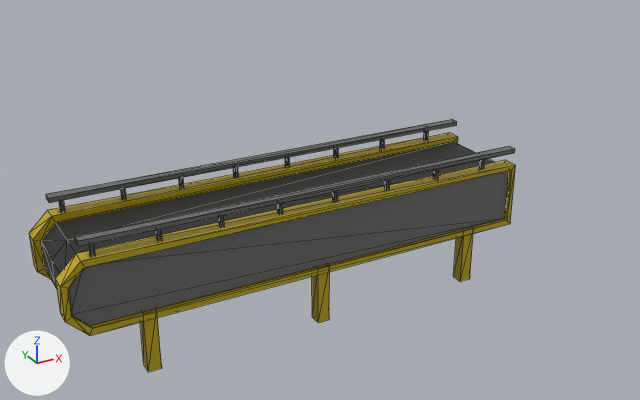
Two versions of the glTF model src/models/conveyor/conveyor.glb, one commit apart.
Before and after are seen from a 50 mm lens placed at (-3.2, -12.38, 7.93), pointed at (3.68, 0.12, 1.69). Every picture has the same lights, and +X, +Y and +Z are marked at lower left. Mesh edges are drawn as thin lines. Vertices at the same position are counted once.

Objects in the first picture: 'conveyor'.
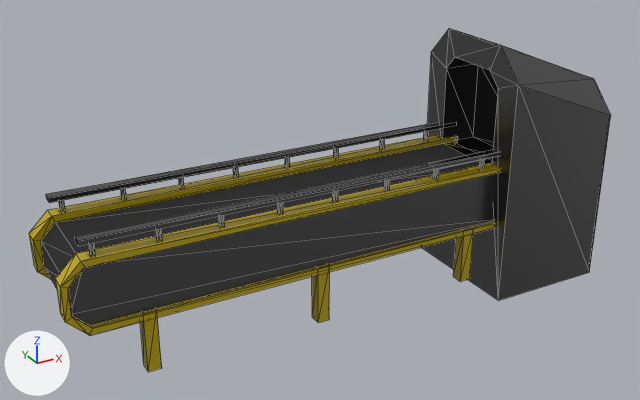
What the commit changed:
In material 'conveyor_frame' (mat_conveyor_frame), metallic goes from 0.0 to 1.0.
me_cube is used by ob_conveyor; location (0.0, 0.0, 0.0).
me_cube had 258 vertices, 328 faces and spanned x -1.12..7.09, y -1.0..1.0, z -0.04..2.41.
me_cube now has 292 vertices, 386 faces and spans x -1.12..9.26, y -1.26..1.26, z -0.49..4.26.
me_cube part 1: a new loose piece of 40 vertices spanning x 6.74..9.26, y -1.26..1.26, z -0.49..4.26, in mat_conveyor_frame (dark grey #6e6e6e).
Part 2, on me_cube:
6 vertices are removed from x -1.0..7.0, y 0.0, z 1.0..2.0.
24 faces are deleted.
12 new faces join them, mat_conveyor_belt (black #1b1b1b).

Changed parts and their boxes (x1, y1, x2, y2) in the pictures (640 x 400 px):
'conveyor', surface changed, reshaped (grey to black, 19% wider, 36% taller): before (29, 119, 516, 372); after (29, 28, 611, 372)
part 1 of me_cube, added (black): after (421, 28, 611, 301)
part 2 of me_cube, cut back: before (41, 142, 494, 289); after (41, 144, 479, 289)
